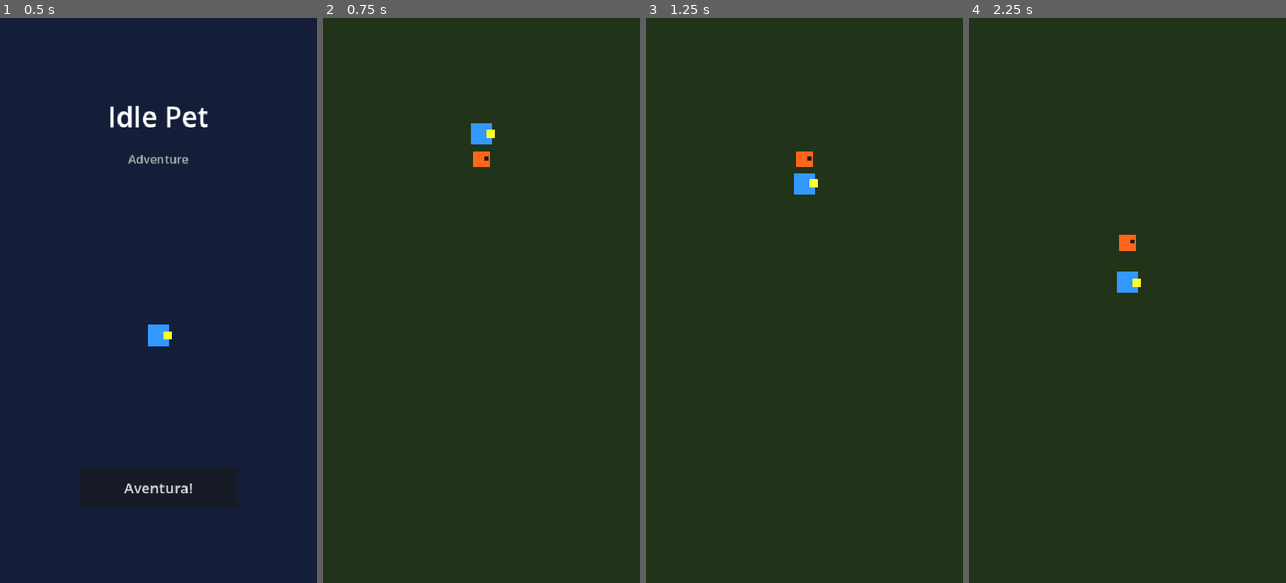
Above: before the commit, frames 1-4 (left to right).
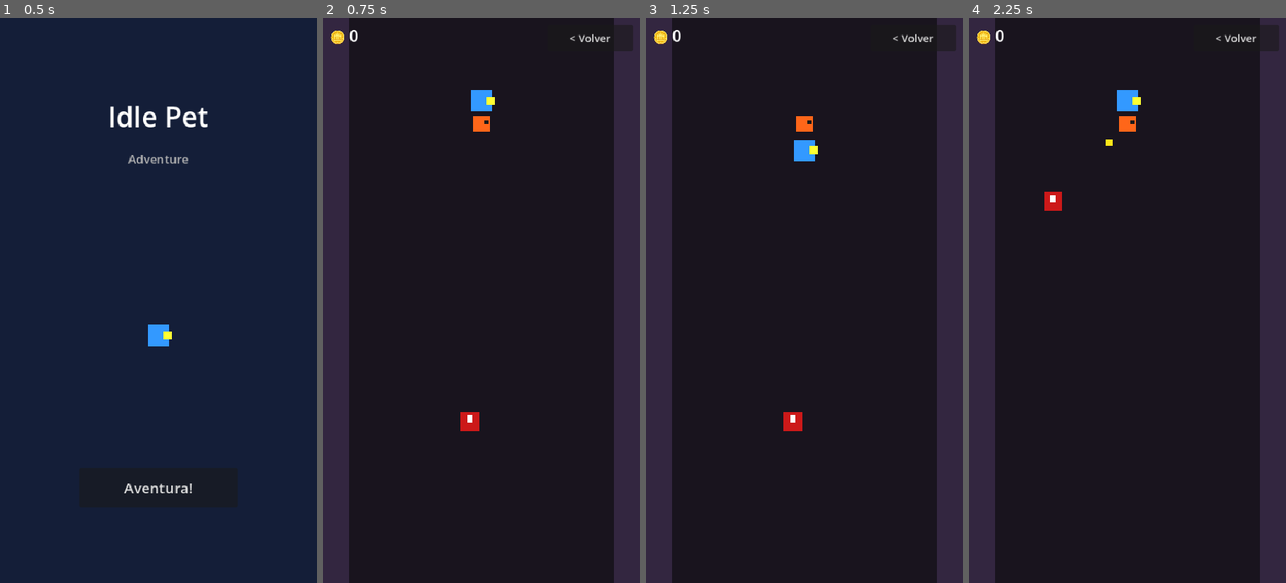
Above: after the commit, the same moments.

Repository: estebo0/idle-pet-game
Game: Godot game, scene res://scenes/Lobby.tscn
Two runs of this game, one before a commit and one after it. Both use one fixed random seed, a clock stepped at 60 frames per second and the inputs below.
Inputs (mouse positions are in pixels of both pictures, inside the frame that each line leads up to):
- Up to frame 1 (0.5 s): no input
- Up to frame 2 (0.75 s): click "Aventura!" at 0.5 s
- Up to frame 3 (1.25 s): no input
- Up to frame 4 (2.25 s): click (1235, 40) at 1.25 s, where only the run after the commit has a clickable "< Volver"; click (1127, 486) at 2 s, where only the run after the commit has a clickable "Aventura!"

Frame 1 is identical in both runs. In frame 2, 100% of the frame differs, in the area x 0-100%, y 0-100%; in frame 3, 100%; in frame 4, 100%.

Commit message:
Add dungeon scene with difficulty system, HUD and back button

Diff:
--- /dev/null
+++ b/scenes/Dungeon.tscn
@@ -0,0 +1,57 @@
+[gd_scene load_steps=5 format=3 uid="uid://dungeon00001"]
+
+[ext_resource type="Script" path="res://scripts/Dungeon.gd" id="1_dun"]
+[ext_resource type="PackedScene" uid="uid://b1player00001" path="res://scenes/Player.tscn" id="2_dun"]
+[ext_resource type="PackedScene" uid="uid://pet00001" path="res://scenes/Pet.tscn" id="3_dun"]
+[ext_resource type="Script" path="res://scripts/EnemySpawner.gd" id="4_dun"]
+
+[node name="Dungeon" type="Node2D"]
+script = ExtResource("1_dun")
+
+[node name="Background" type="ColorRect" parent="."]
+offset_left = 0.0
+offset_top = 0.0
+offset_right = 480.0
+offset_bottom = 854.0
+color = Color(0.1, 0.08, 0.12, 1)
+
+[node name="WallLeft" type="ColorRect" parent="."]
+offset_left = 0.0
+offset_top = 0.0
+offset_right = 40.0
+offset_bottom = 854.0
+color = Color(0.2, 0.15, 0.25, 1)
+
+[node name="WallRight" type="ColorRect" parent="."]
+offset_left = 440.0
+offset_top = 0.0
+offset_right = 480.0
+offset_bottom = 854.0
+color = Color(0.2, 0.15, 0.25, 1)
+
+[node name="Player" parent="." instance=ExtResource("2_dun")]
+position = Vector2(240, 100)
+
+[node name="Pet" parent="." instance=ExtResource("3_dun")]
+position = Vector2(240, 160)
+
+[node name="EnemySpawner" type="Node2D" parent="."]
+script = ExtResource("4_dun")
+
+[node name="HUD" type="CanvasLayer" parent="."]
+
+[node name="CoinLabel" type="Label" parent="HUD"]
+offset_left = 10.0
+offset_top = 10.0
+offset_right = 200.0
+offset_bottom = 50.0
+theme_override_font_sizes/font_size = 24
+text = "🪙 0"
+
+[node name="BackButton" type="Button" parent="HUD"]
+offset_left = 340.0
+offset_top = 10.0
+offset_right = 470.0
+offset_bottom = 50.0
+theme_override_font_sizes/font_size = 16
+text = "< Volver"
--- /dev/null
+++ b/scripts/Dungeon.gd
@@ -0,0 +1,15 @@
+extends Node2D
+
+@export var difficulty: int = 1
+
+func _ready() -> void:
+	$EnemySpawner.difficulty = difficulty
+	$HUD/BackButton.pressed.connect(_on_back_pressed)
+	GameManager.coins_changed.connect(_on_coins_changed)
+	$HUD/CoinLabel.text = "🪙 %d" % GameManager.coins
+
+func _on_coins_changed(total: int) -> void:
+	$HUD/CoinLabel.text = "🪙 %d" % total
+
+func _on_back_pressed() -> void:
+	get_tree().change_scene_to_file("res://scenes/Lobby.tscn")
--- a/scripts/EnemySpawner.gd
+++ b/scripts/EnemySpawner.gd
@@ -1,22 +1,30 @@
 extends Node2D
 
 const ENEMY_SCENE = preload("res://scenes/Enemy.tscn")
-const SPAWN_INTERVAL = 3.0
 
-var spawn_timer: float = SPAWN_INTERVAL
+@export var difficulty: int = 1
+
+var spawn_timer: float = 0.0
+var spawn_interval: float = 3.0
+
+func _ready() -> void:
+	# Dificultad más alta = enemigos más frecuentes
+	spawn_interval = max(0.8, 3.0 - (difficulty - 1) * 0.4)
 
 func _process(delta: float) -> void:
 	spawn_timer -= delta
 	if spawn_timer <= 0.0:
 		_spawn_enemy()
-		spawn_timer = SPAWN_INTERVAL
+		spawn_timer = spawn_interval
 
 func _spawn_enemy() -> void:
 	var enemy = ENEMY_SCENE.instantiate()
 	enemy.add_to_group("enemies")
+	# Escalar HP y daño según dificultad
+	enemy.hp = 2 + difficulty
 	var screen = get_viewport_rect().size
 	enemy.position = Vector2(
-		randf_range(100, screen.x - 100),
-		randf_range(100, screen.y - 100)
+		randf_range(60, screen.x - 60),
+		randf_range(60, screen.y - 200)
 	)
 	get_parent().add_child(enemy)
--- a/scripts/Lobby.gd
+++ b/scripts/Lobby.gd
@@ -4,4 +4,4 @@
 	$EnterButton.pressed.connect(_on_enter_pressed)
 
 func _on_enter_pressed() -> void:
-	get_tree().change_scene_to_file("res://scenes/World.tscn")
+	get_tree().change_scene_to_file("res://scenes/Dungeon.tscn")
